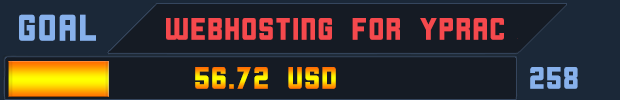
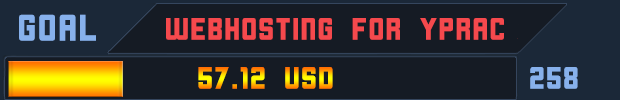
The second 620 x 100 image is a revision of the first. Changes to its layers:
renamed "56.72 USD" to "57.12 USD", painted on it over [195, 67, 336, 89]
painted on "Gold Bar copy" over [10, 61, 123, 97]
